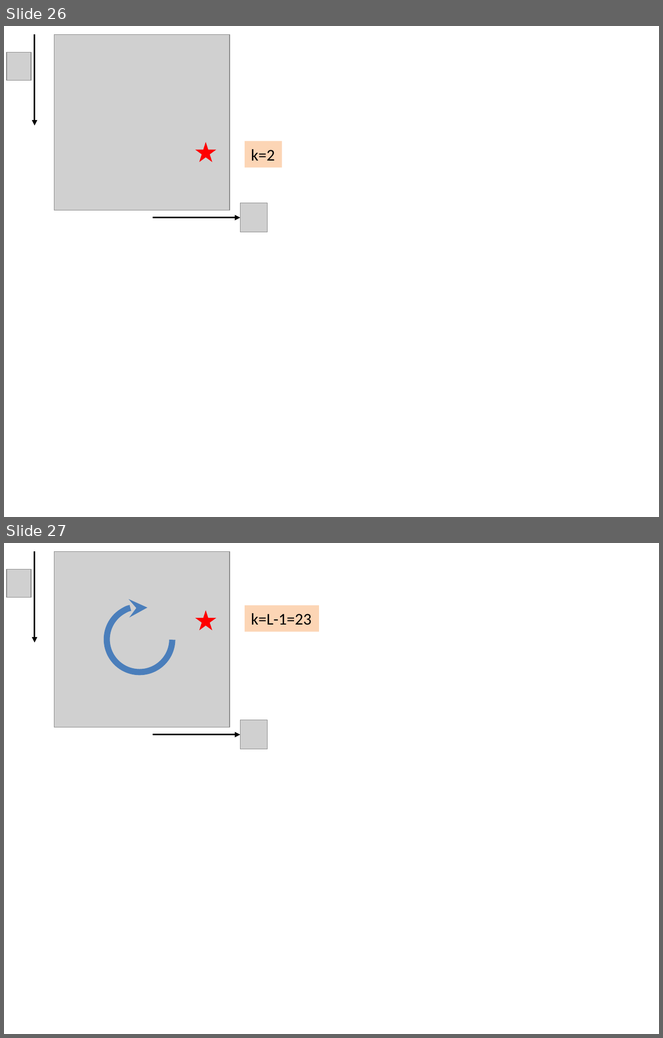
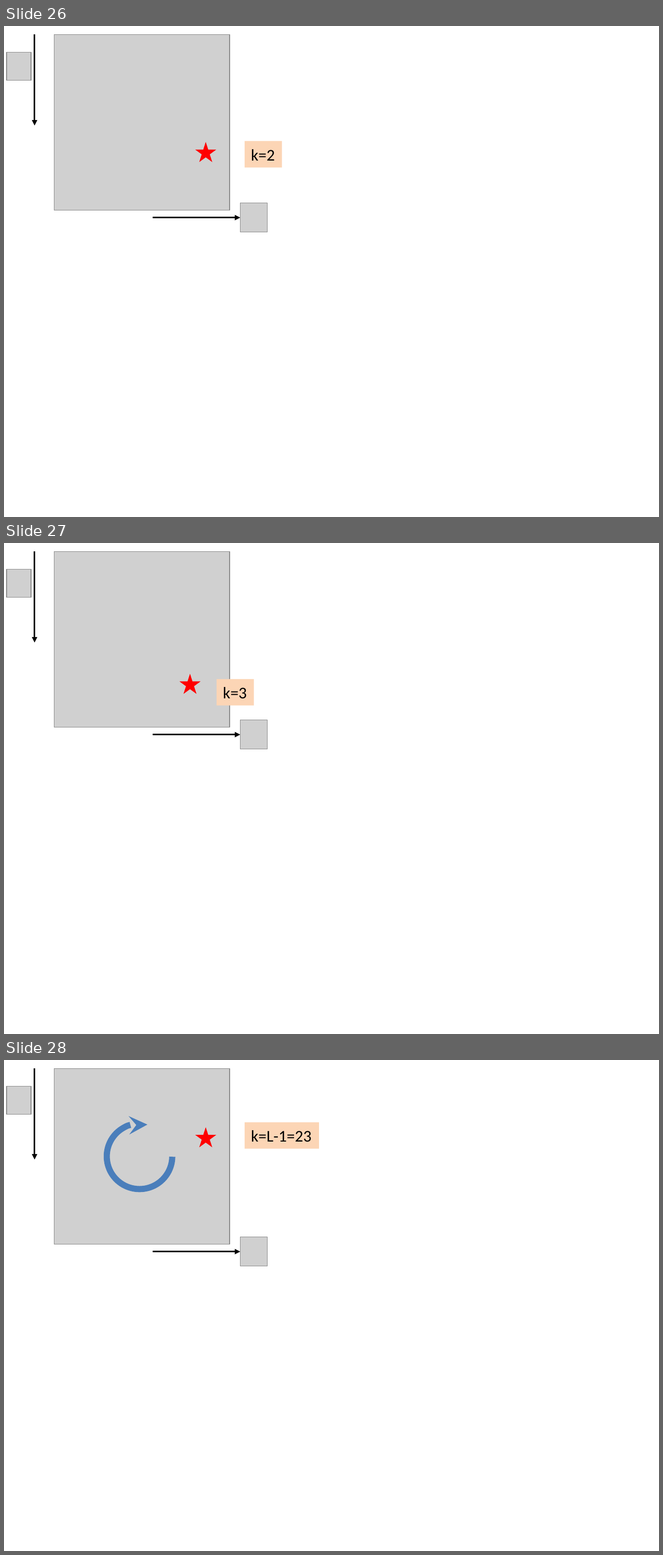
Before and after one commit to MFMG99/patrones, a slide deck: clases/Cap02_Extraccion_de_Caracteristicas/presentations/PAT02_DescriptoresFourier.pptx. Shown one above the other, each under a label of ours: slides 26 and 27 before the commit, slides 26, 27 and 28 after it. The pictures are 663x1038 and 663x1555 pixels, drawn with LibreOffice and Linux fonts; fonts in the diff are those of the drawing; grey boxes stand for pictures. Boxes give left, top, right and bottom in pixels: in the first picture for what was removed or moved away, otherwise in the second. Text is boxed around its words. In the diff, an @@ line names an element or a change of style, - is before the commit and + after.

```diff
--- a/clases/Cap02_Extraccion_de_Caracteristicas/presentations/PAT02_DescriptoresFourier.pptx
+++ b/clases/Cap02_Extraccion_de_Caracteristicas/presentations/PAT02_DescriptoresFourier.pptx
@@ slide 27 added at [4,543,659,1034], background #FFFFFF @@
@@ picture added at [54,551,229,727] @@
@@ star added at [180,674,201,694], fill #FF0000 @@
@@ rectangle added at [216,679,254,705], fill #FCD5B5, 18 pt, text #000000 @@
+k=3
@@ group added at [7,551,268,749]: 2 arrows, 2 pictures @@
@@ what was slide 27 is now slide 28 @@
```
Also in this commit, not shown: 6 slides changed, 16 other slides added, 1 slide removed.
